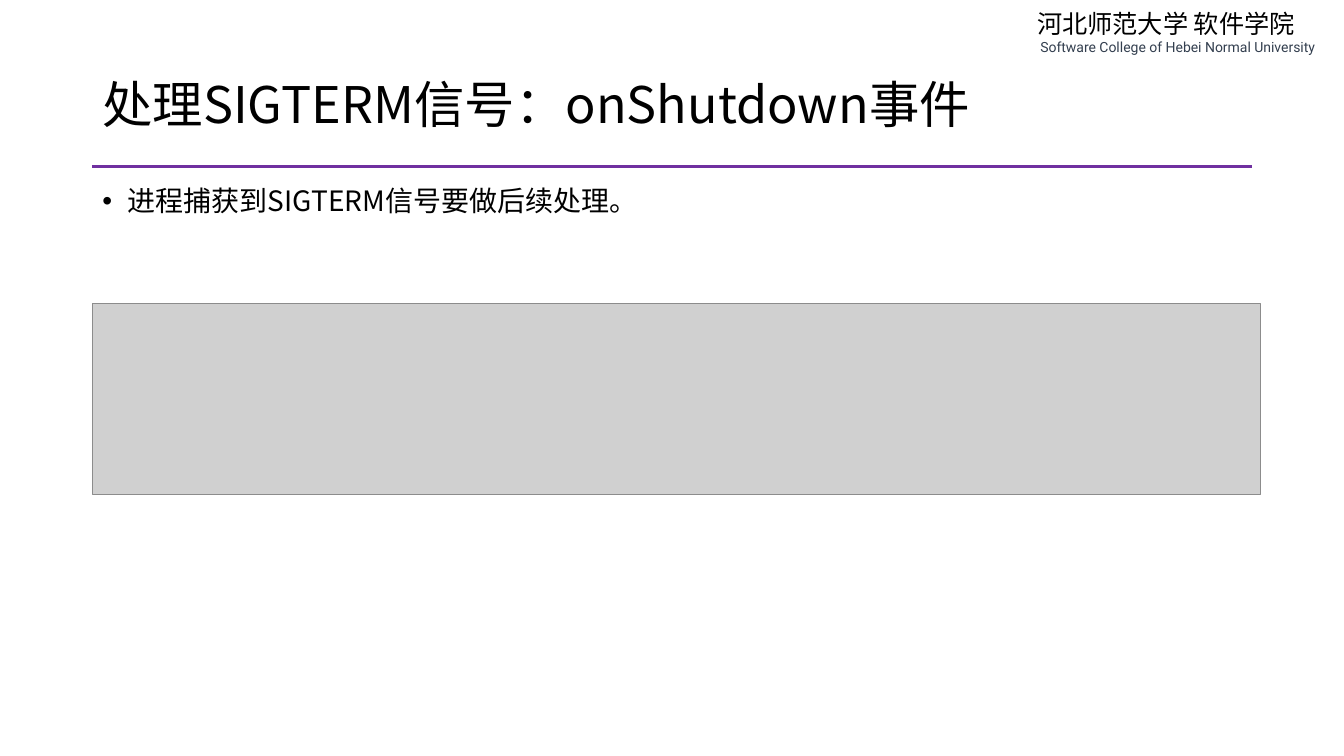
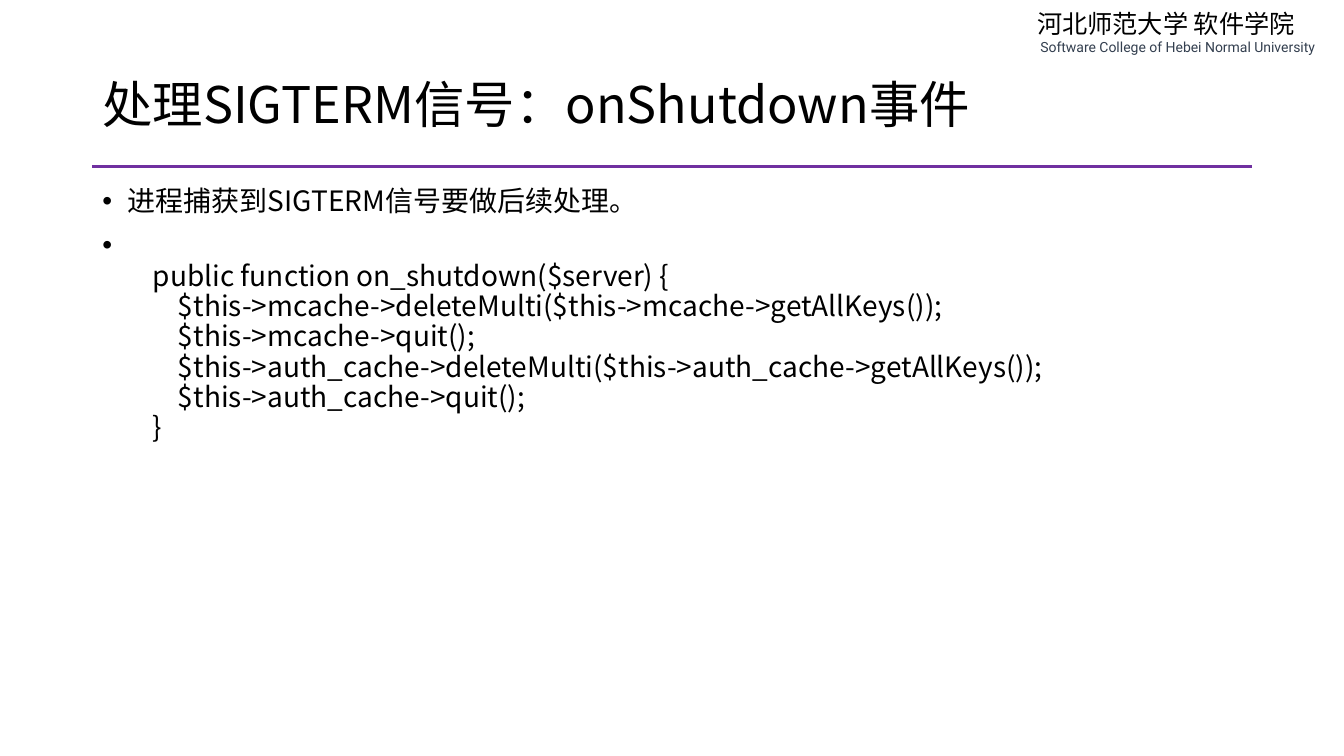
Before and after one commit to edu2act/course-php-serverside-development-on-linux, a slide deck: slide 10 of materials/slides/ch11-add-auth-to-message-server.pptx (slide 11 before the commit). Drawn at 1344x756 pixels with LibreOffice and Linux fonts; fonts in the diff are those of the drawing; grey boxes stand for pictures. Boxes give left, top, right and bottom in pixels: in the first picture for what was removed or moved away, otherwise in the second. Text is boxed around its words. In the diff, an @@ line names an element or a change of style, - is before the commit and + after.

```diff
--- a/materials/slides/ch11-add-auth-to-message-server.pptx
+++ b/materials/slides/ch11-add-auth-to-message-server.pptx
@@ text at <box>153,262,1042,414</box>: paragraph added @@
+• public function on_shutdown($server) {
+  $this->mcache->deleteMulti($this->mcache->getAllKeys());
+  $this->mcache->quit();
+  $this->auth_cache->deleteMulti($this->auth_cache->getAllKeys());
+  $this->auth_cache->quit();
+  }
@@ picture removed at <box>93,304,1261,495</box> @@
```
Also in this commit, not shown: 5 other slides changed, 3 slides added, 4 slides removed, 3 other files.
